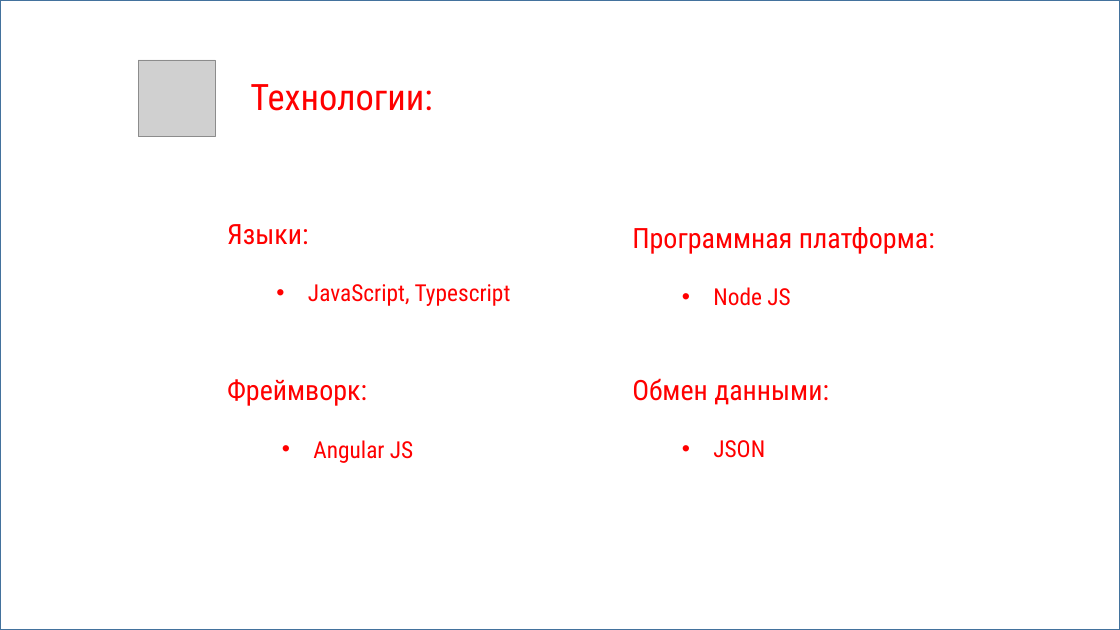
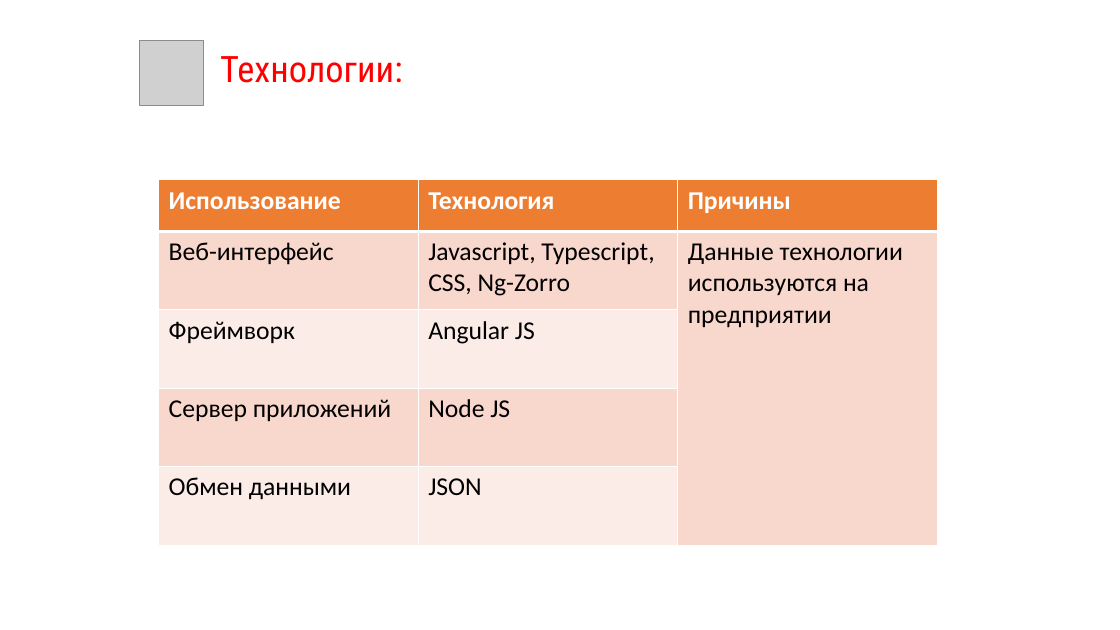
Before and after one commit to kamych1916/-, a slide deck: slide 14 of Презентация.pptx. Drawn at 1120x630 pixels with LibreOffice and Linux fonts; fonts in the diff are those of the drawing; grey boxes stand for pictures. Boxes give left, top, right and bottom in pixels: in the first picture for what was removed or moved away, otherwise in the second. Text is boxed around its words. In the diff, an @@ line names an element or a change of style, - is before the commit and + after.

```diff
--- a/Презентация.pptx
+++ b/Презентация.pptx
@@ rectangle removed at [0,0,1120,630] @@
@@ picture: place and size @@
-picture at [139,60,215,136]
+picture at [139,40,204,105]
@@ text "Технологии:": place and size @@
-text "Технологии:" at [250,84,433,111]
+text "Технологии:" at [220,56,403,83]
@@ table added at [159,180,938,545], 5 rows, 3 columns @@
+Использование | Технология | Причины
+Веб-интерфейс | Javascript, Typescript, CSS, Ng-Zorro | Данные технологии используются на предприятии
+Фреймворк | Angular JS | 
+Сервер приложений | Node JS | 
+Обмен данными | JSON | 
@@ title removed at [227,224,309,245] @@
-Языки:
@@ text removed at [632,227,935,254] @@
-Программная платформа:
@@ text removed at [308,284,511,306] @@
-• JavaScript, Typescript
@@ text removed at [713,287,790,306] @@
-• Node JS
@@ text removed at [227,379,367,406] @@
-Фреймворк:
@@ text removed at [632,378,829,405] @@
-Обмен данными:
@@ text removed at [313,440,413,463] @@
-• Angular JS
@@ text removed at [713,440,765,458] @@
-• JSON
```
Also in this commit, not shown: 4 other slides changed, 4 slides added, 2 slides removed.
